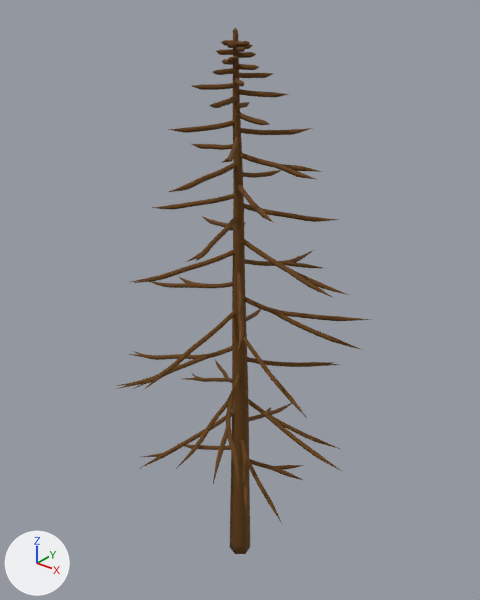
What one commit did to the Blender file Assets/Models/Large Tree Climbable_2.blend.
Both versions are drawn from a 50 mm camera at (16.8, -21.1, 28.4) aimed at (-0.5, 0.6, 15.0). The lights are fixed; the arrows at lower left show +X, +Y and +Z.

Script lines for the objects in view, before the commit:
```python
me_tree_001 = bpy.data.meshes.new('tree.001')
me_tree_001.from_pydata(...)  # 6594 vertices, 6120 faces; spans x -8.9..8.4, y -8.2..8.5, z 6.9..37.8
me_tree_001.polygons.foreach_set('use_smooth', [True] * 6120)
me_tree_001.materials.append(mat_material_001)  # brown #664009
me_tree_002 = bpy.data.meshes.new('tree.002')
me_tree_002.from_pydata(...)  # 246 vertices, 241 faces; spans x -1.1..0.7, y -0.8..0.9, z 0.4..37.0
me_tree_002.polygons.foreach_set('use_smooth', [True] * 241)
me_tree_002.materials.append(mat_material)  # brown #664009
ob_branches = bpy.data.objects.new('Branches', me_tree_001)
ob_branches.location = (0.0, 0.0, 0.0)
ob_branches.scale = (0.705, 0.705, 0.705)
ob_trunk = bpy.data.objects.new('Trunk', me_tree_002)
ob_trunk.location = (0.0, 0.0, 0.0)
ob_trunk.scale = (0.705, 0.705, 0.705)
```
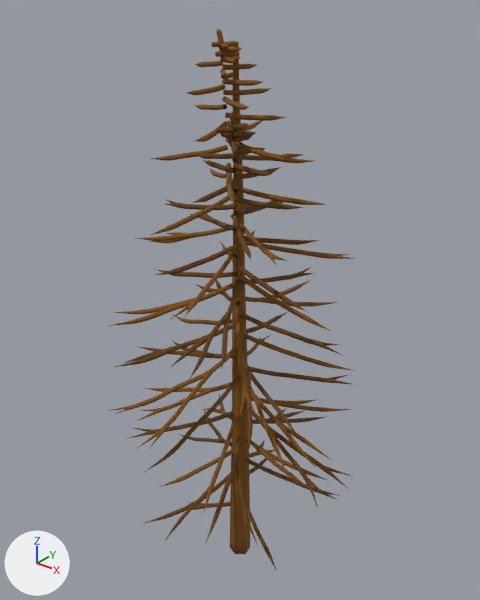
Commit message: Make more branches

The change, as a list of edits to the scene's bpy script:
```text
Add mat_material_002:
    mat_material_002 = principled_material('Material.002')
    mat_material_002.base_color = (0.133, 0.0513, 0.00273)  # brown #664009
    mat_material_002.roughness = 0.9
Add me_tree_003:
    me_tree_003.from_pydata(...)  # 6594 vertices, 6120 faces; spans x -8.9..8.4, y -8.2..8.5, z 6.9..37.8
    me_tree_003.polygons.foreach_set('use_smooth', [True] * 6120)
    me_tree_003.materials.append(mat_material_002)  # brown #664009
Change ob_branches:
    ob_branches.rotation_euler: (0.0, 0.0, 0.0) -> (0.0, 0.0, 0.864)  # degrees (0, 0, 0) -> degrees (0, 0, 50)
Add ob_branches_001:
    ob_branches_001 = bpy.data.objects.new('Branches.001', me_tree_003)
    ob_branches_001.location = (0.0, 0.0, -2.87)
    ob_branches_001.rotation_euler = (0.0, 0.0, 2.613)  # degrees (0, 0, 150)
    ob_branches_001.scale = (0.705, 0.705, 0.705)
```

Changed parts and their boxes (x1, y1, x2, y2) in the pictures (480 x 600 px):
'Branches', turned
    before: (116, 28, 372, 523)
    after: (109, 29, 356, 511)
'Branches.001', added (brown)
    after: (115, 112, 355, 571)
